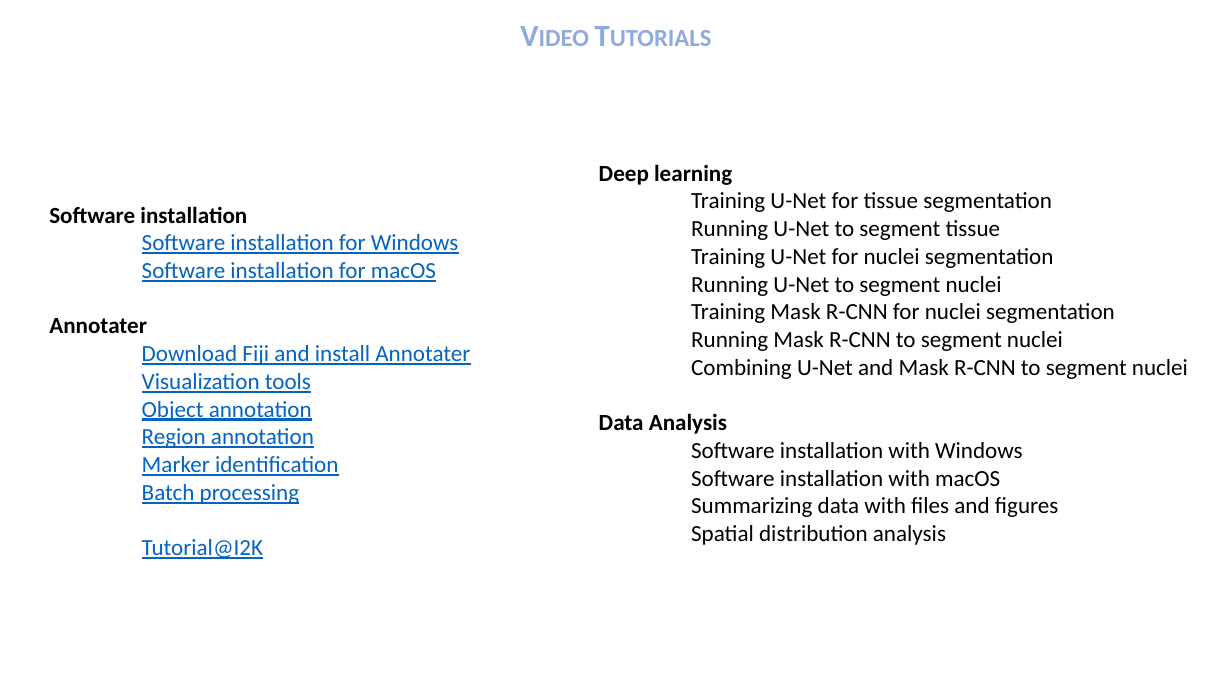
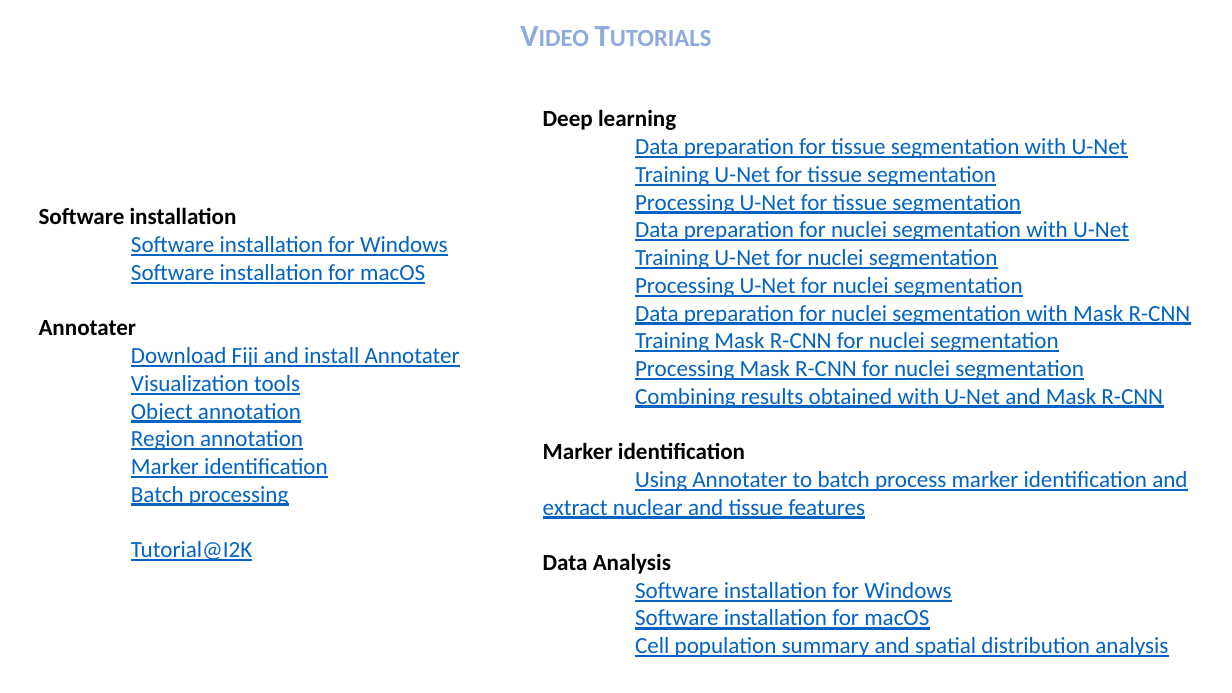
Before and after one commit to tpecot/DeepLearningBasedSegmentationForBiologists, a slide deck: slide 2 of Courses/9.Video tutorials and Publications.ppsx. Drawn at 1232x693 pixels with LibreOffice and Linux fonts; fonts in the diff are those of the drawing. Boxes give left, top, right and bottom in pixels: in the first picture for what was removed or moved away, otherwise in the second. Text is boxed around its words. In the diff, an @@ line names an element or a change of style, - is before the commit and + after.

```diff
--- a/Courses/9.Video tutorials and Publications.ppsx
+++ b/Courses/9.Video tutorials and Publications.ppsx
@@ text "Deep learning": place and size @@
-text "Deep learning" at [599,164,1188,545]
+text "Deep learning" at [543,109,1191,657]
@@ text at [635,138,1128,158]: paragraph added @@
+    Data preparation for tissue segmentation with U-Net
@@ text at [635,166,1059,352]: text colour #000000 to #0563C1, underline on in "Training U-Net for tissue segmentation", "Training U-Net for nuclei segmentation", "Training Mask R-CNN for nuclei segmentation" @@
@@ text "Software installation": place and size @@
-text "Software installation" at [49,206,470,559]
+text "Software installation" at [39,207,460,561]
@@ text at [635,194,1129,241]: text changed; text colour #000000 to #0563C1 @@
-Running U-Net to segment tissue
+Processing U-Net for tissue segmentation
+Data preparation for nuclei segmentation with U-Net
@@ text at [635,277,1191,325]: text changed; text colour #000000 to #0563C1 @@
-Running U-Net to segment nuclei
+Processing U-Net for nuclei segmentation
+Data preparation for nuclei segmentation with Mask R-CNN
@@ text at [543,360,1187,519]: text changed; text colour #000000 to #0563C1 @@
-Running Mask R-CNN to segment nuclei
-Combining U-Net and Mask R-CNN to segment nuclei
+    Processing Mask R-CNN for nuclei segmentation
+    Combining results obtained with U-Net and Mask R-CNN
+Marker identification
+Using Annotater to batch process marker identification and extract nuclear and tissue features
@@ text at [635,582,1168,657]: text changed; text colour #000000 to #0563C1 @@
-Software installation with Windows
-Software installation with macOS
-Summarizing data with files and figures
-Spatial distribution analysis
+Software installation for Windows
+Software installation for macOS
+Cell population summary and spatial distribution analysis
```
Also in this commit, not shown: 1 other slide changed, 6 other files.
